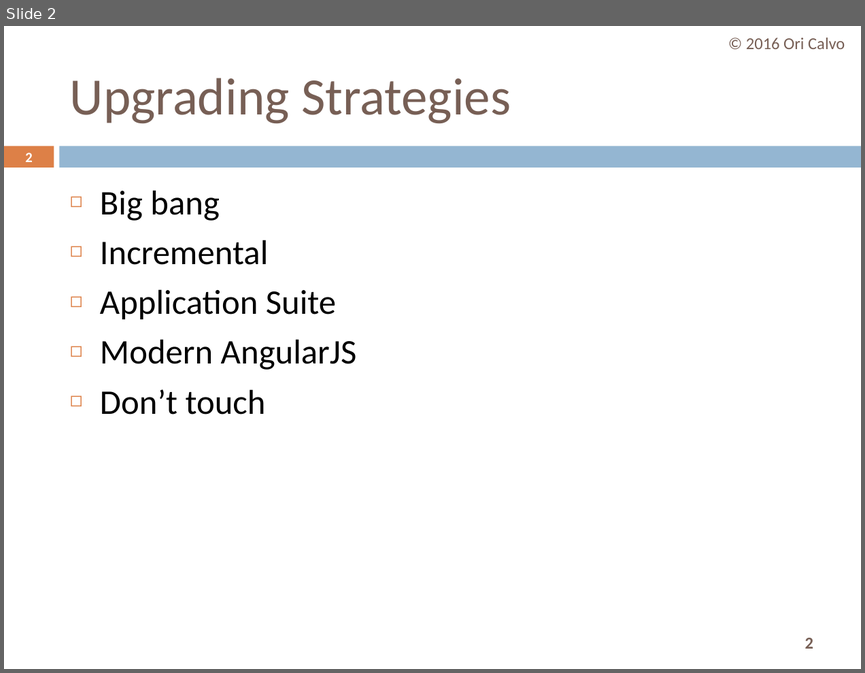
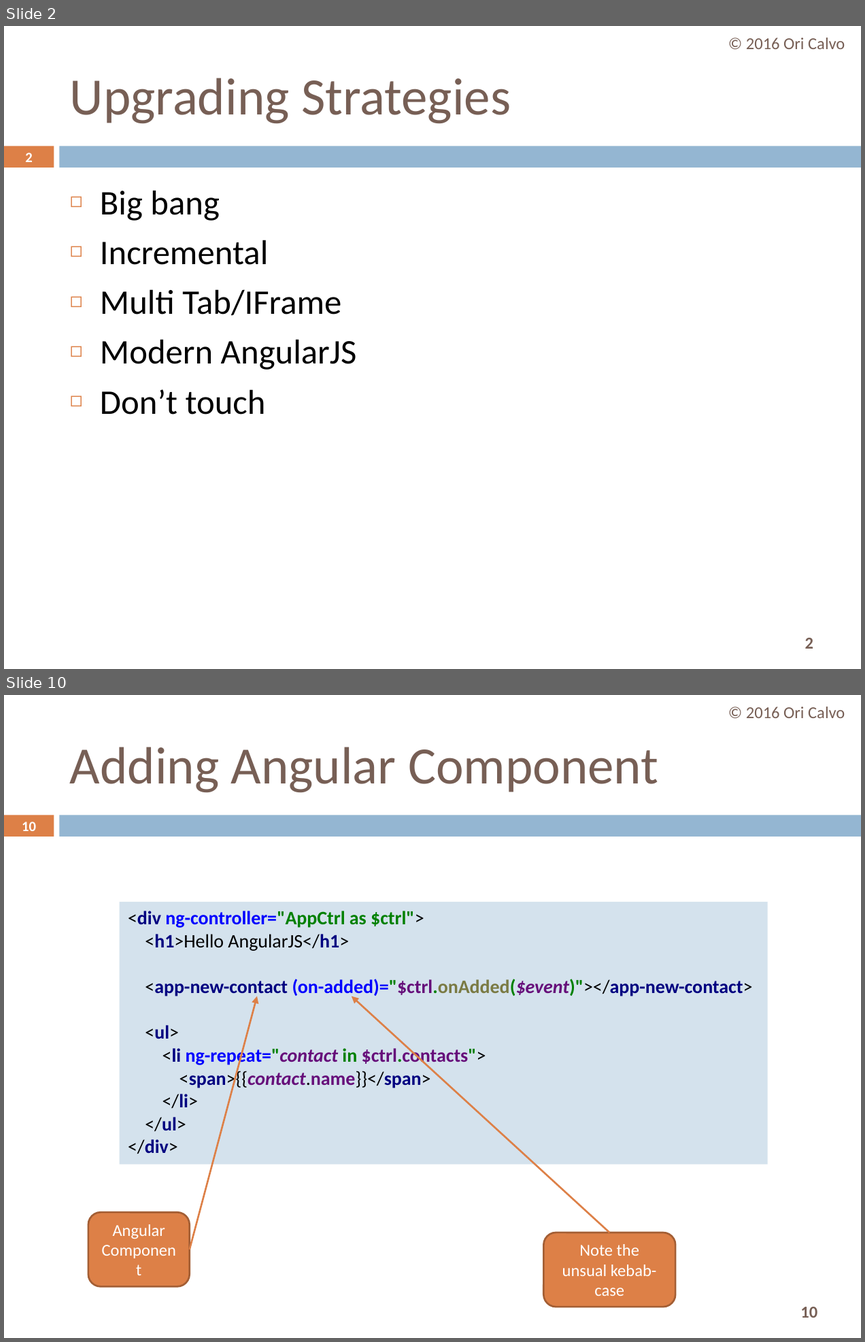
Before and after one commit to oricalvo/course-amdocs-angular, a slide deck: PPTs/11 NG Upgrade.pptx. Shown one above the other, each under a label of ours: slide 2 before the commit, slides 2 and 10 after it; the slides between them are not shown. The pictures are 865x673 and 865x1342 pixels, drawn with LibreOffice and Linux fonts; fonts in the diff are those of the drawing. Boxes give left, top, right and bottom in pixels: in the first picture for what was removed or moved away, otherwise in the second. Text is boxed around its words. In the diff, an @@ line names an element or a change of style, - is before the commit and + after.

```diff
--- a/PPTs/11 NG Upgrade.pptx
+++ b/PPTs/11 NG Upgrade.pptx
@@ slide 10 added at bbox=[4, 695, 861, 1338], background #FFFFFF; not listed: 3 template elements that a slide beside it also shows @@
@@ text added at bbox=[746, 707, 844, 718], 14 pt, text #775F55 @@
+© 2016 Ori Calvo
@@ title added at bbox=[70, 747, 658, 792], 44 pt, text #775F55 @@
+Adding Angular Component
@@ page number added at bbox=[22, 821, 36, 831], 11.9 pt, text #FFFFFF, bold @@
+10
@@ rectangle added at bbox=[120, 902, 768, 1164], fill #D4E2ED, 16 pt, text #000080, bold @@
+<div ng-controller="AppCtrl as $ctrl">
+<h1>Hello AngularJS</h1>
+<app-new-contact (on-added)="$ctrl.onAdded($event)"></app-new-contact>
+<ul>
+<li ng-repeat="contact in $ctrl.contacts">
+<span>{{contact.name}}</span>
+</li>
+</ul>
+</div>
@@ arrow added from (190, 1249) to (257, 996), #DD8047 1.5 pt @@
@@ arrow added from (610, 1232) to (352, 996), #DD8047 1.5 pt @@
@@ rounded rectangle added at bbox=[88, 1212, 189, 1286], fill #DD8047, outline #A35F35 1.5 pt, 14 pt, text #FFFFFF @@
+Angular Component
@@ rounded rectangle added at bbox=[544, 1232, 676, 1307], fill #DD8047, outline #A35F35 1.5 pt, 14 pt, text #FFFFFF @@
+Note the unsual kebab-case
@@ slide 2 changed as well @@
@@ text at bbox=[100, 289, 341, 315]: text changed @@
-◻ Application Suite
+◻ Multi Tab/IFrame
```
Also in this commit, not shown: 3 other slides changed, 15 other slides added, 1 other file.
